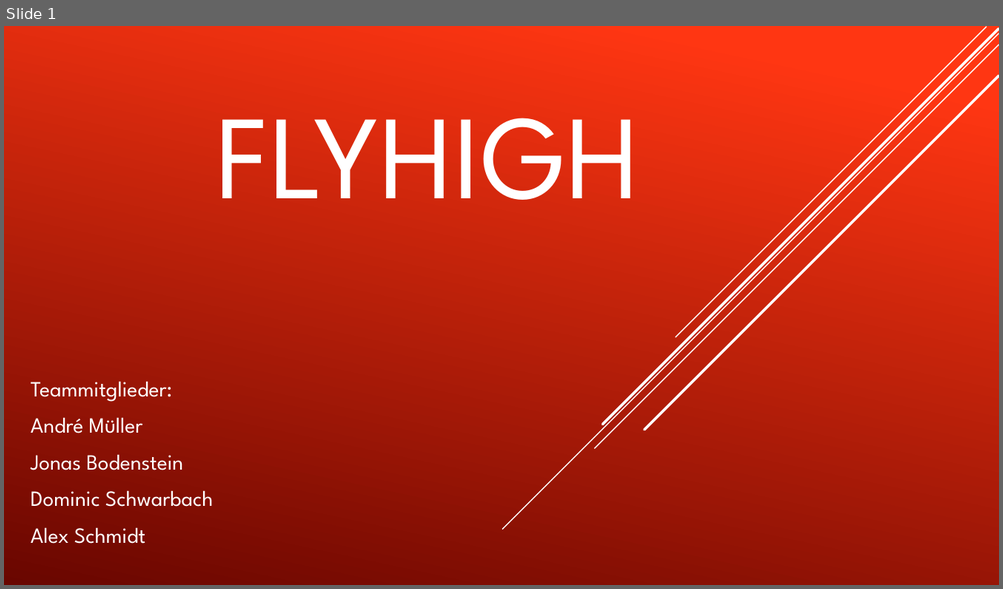
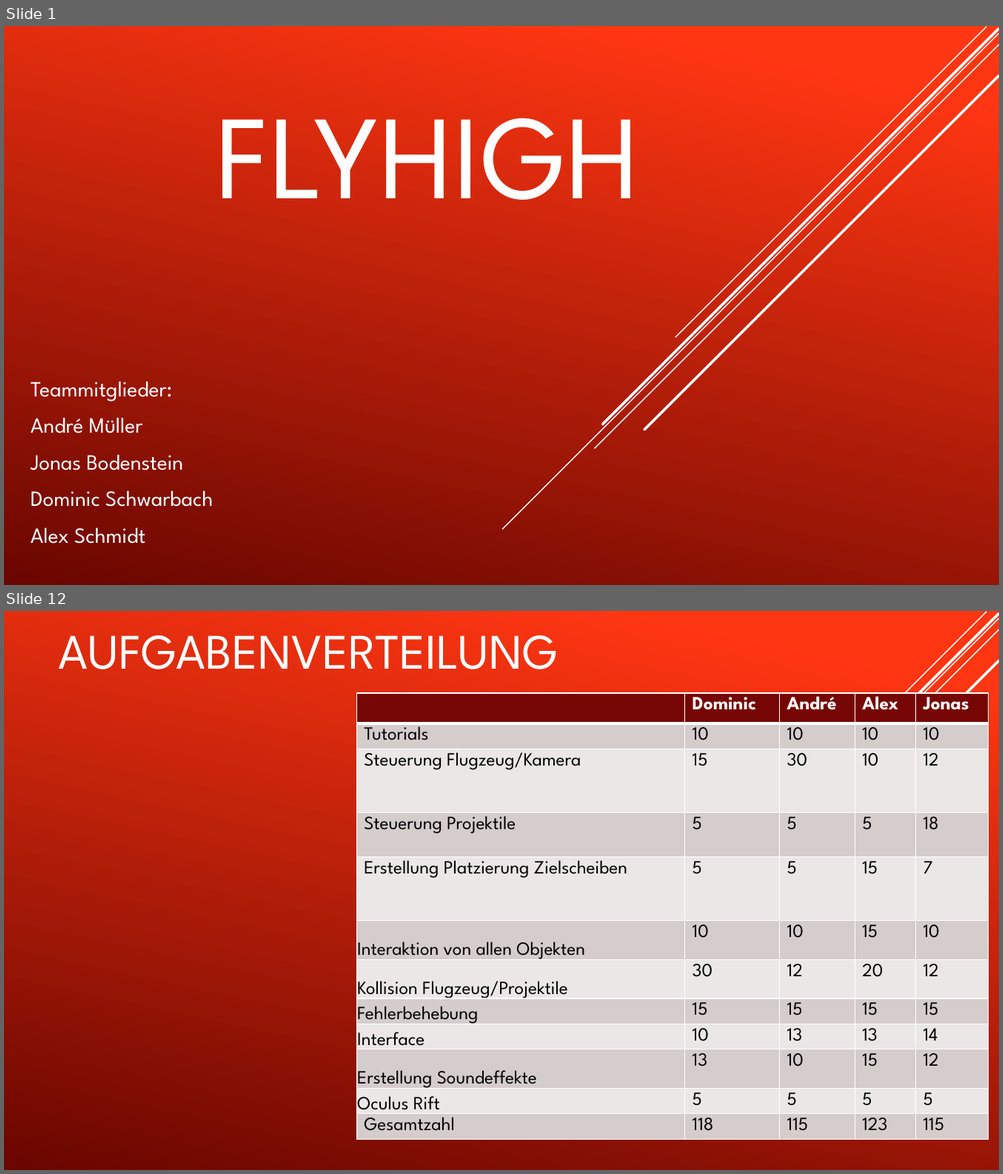
Before and after one commit to BodensteinJonas/GDV-Projekt, a slide deck: Präsi/FlyHigh Abschlusspräsentation.pptx. Shown one above the other, each under a label of ours: slide 1 before the commit, slides 1 and 12 after it; the slides between them are not shown. The pictures are 1003x589 and 1003x1174 pixels, drawn with LibreOffice and Linux fonts; fonts in the diff are those of the drawing. Boxes give left, top, right and bottom in pixels: in the first picture for what was removed or moved away, otherwise in the second. Text is boxed around its words. In the diff, an @@ line names an element or a change of style, - is before the commit and + after.

```diff
--- a/Präsi/FlyHigh Abschlusspräsentation.pptx
+++ b/Präsi/FlyHigh Abschlusspräsentation.pptx
@@ slide 12 added at <box>4,611,999,1170</box>, background gradient #FF3712 to #6A0600; not listed: 5 template elements that a slide beside it also shows @@
@@ title added at <box>59,635,558,669</box>, 48 pt, text #FFFFFF @@
+AUFGABENVERTEILUNG
@@ table added at <box>356,693,988,1162</box>, 12 rows, 5 columns @@
+ | Dominic | André | Alex | Jonas
+Tutorials | 10 | 10 | 10 | 10
+Steuerung Flugzeug/Kamera | 15 | 30 | 10 | 12
+Steuerung Projektile | 5 | 5 | 5 | 18
+Erstellung Platzierung Zielscheiben | 5 | 5 | 15 | 7
+Interaktion von allen Objekten | 10 | 10 | 15 | 10
+Kollision Flugzeug/Projektile | 30 | 12 | 20 | 12
+Fehlerbehebung | 15 | 15 | 15 | 15
+Interface | 10 | 13 | 13 | 14
+Erstellung Soundeffekte | 13 | 10 | 15 | 12
+Oculus Rift | 5 | 5 | 5 | 5
+Gesamtzahl | 118 | 115 | 123 | 115
```
Also in this commit, not shown: 12 other slides added, 1 slide removed, 28 other files.
